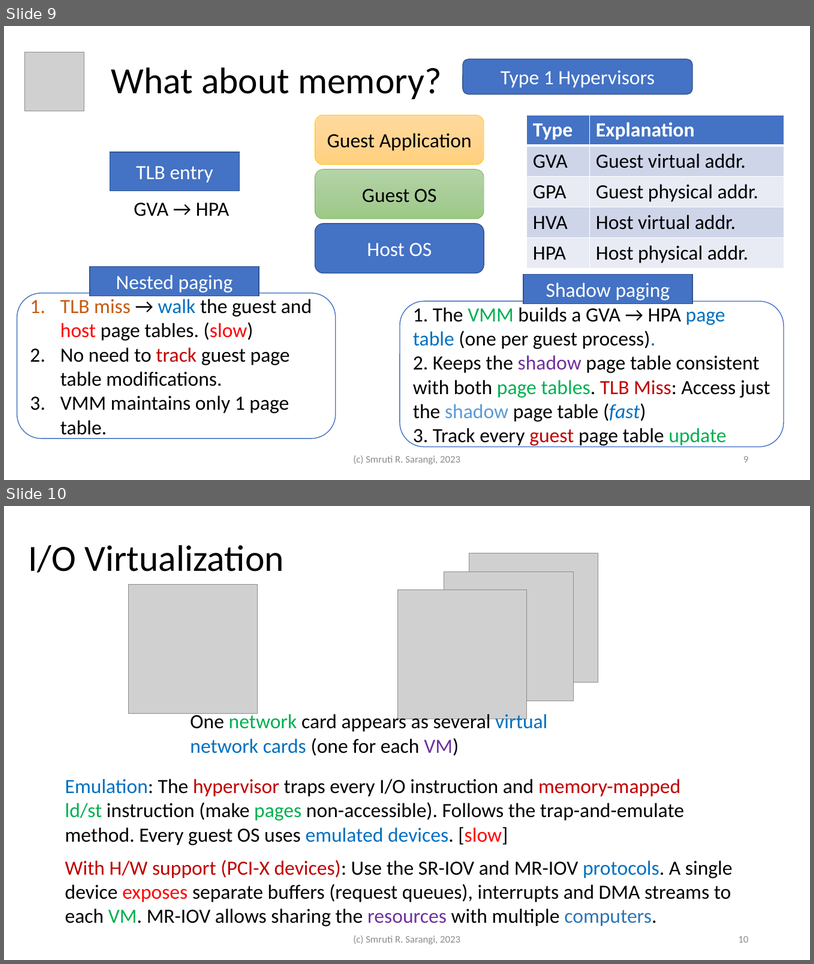
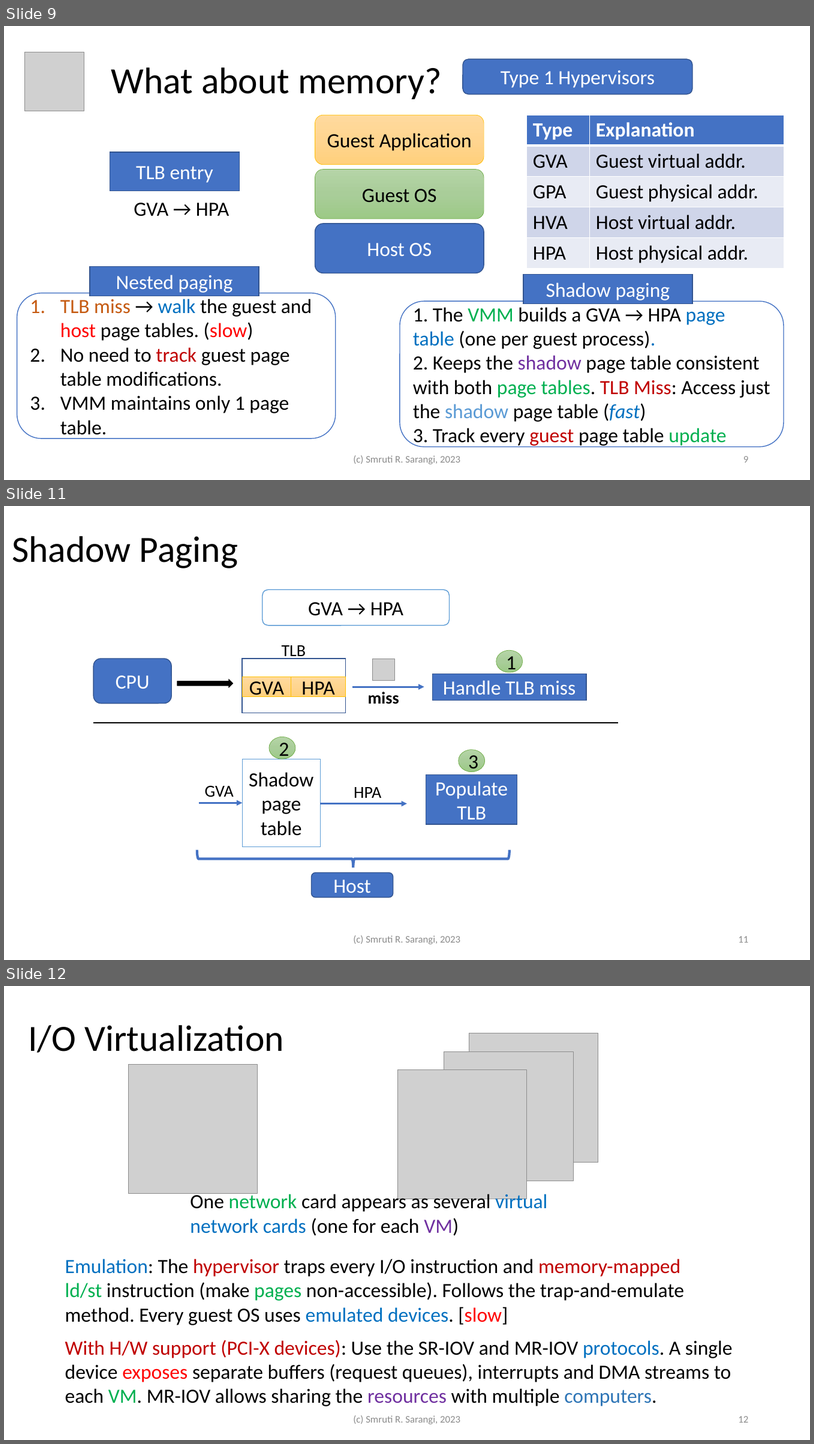
Before and after one commit to srsarangi/srsarangi.github.io, a slide deck: osbook/slides/8.sec-virt.pptx. Shown one above the other, each under a label of ours: slides 9 and 10 before the commit, slides 9, 11 and 12 after it; the slides between them are not shown. The pictures are 814x964 and 814x1444 pixels, drawn with LibreOffice and Linux fonts; fonts in the diff are those of the drawing; grey boxes stand for pictures. Boxes give left, top, right and bottom in pixels: in the first picture for what was removed or moved away, otherwise in the second. Text is boxed around its words. In the diff, an @@ line names an element or a change of style, - is before the commit and + after.

```diff
--- a/osbook/slides/8.sec-virt.pptx
+++ b/osbook/slides/8.sec-virt.pptx
@@ slide 11 added at (x1=4, y1=506, x2=810, y2=960), background #FFFFFF @@
@@ title added at (x1=12, y1=536, x2=238, y2=568), 44 pt, text #000000 @@
+Shadow Paging
@@ rounded rectangle added at (x1=263, y1=589, x2=449, y2=625), fill #FFFFFF, outline #5B9BD5 1 pt, 24 pt, text #000000 @@
+GVA → HPA
@@ text added at (x1=282, y1=645, x2=306, y2=659), 20 pt, text #000000 @@
+TLB
@@ rounded rectangle added at (x1=93, y1=658, x2=171, y2=703), fill #4472C4, outline #325491 1 pt, 24 pt, text #FFFFFF @@
+CPU
@@ rectangle added at (x1=242, y1=658, x2=346, y2=713), outline #325491 1 pt @@
@@ picture added at (x1=372, y1=658, x2=395, y2=681) @@
@@ ellipse added at (x1=497, y1=650, x2=523, y2=672), fill gradient #B5D5A7 to #AACE9A to #9CC987, outline #70AD47 0.5 pt, 24 pt, text #000000 @@
+1
@@ right arrow added at (x1=176, y1=677, x2=234, y2=690), fill #000000, outline #FFFFFF 1.5 pt @@
@@ rectangle added at (x1=242, y1=677, x2=291, y2=697), fill gradient #FFDB9E to #FFD590 to #FFD07C, outline #FFC000 0.5 pt, 24 pt, text #000000 @@
+GVA
@@ rectangle added at (x1=291, y1=677, x2=346, y2=697), fill gradient #FFDB9E to #FFD590 to #FFD07C, outline #FFC000 0.5 pt, 24 pt, text #000000 @@
+HPA
@@ rectangle added at (x1=433, y1=673, x2=587, y2=700), fill #4472C4, outline #325491 1 pt, 24 pt, text #FFFFFF @@
+Handle TLB miss
@@ arrow added from (353, 687) to (425, 687), #4472C4 2.25 pt @@
@@ text added at (x1=368, y1=691, x2=399, y2=704), 20 pt, text #000000, bold @@
+miss
@@ line added from (93, 723) to (618, 723), #000000 1.5 pt @@
@@ ellipse added at (x1=269, y1=736, x2=296, y2=759), fill gradient #B5D5A7 to #AACE9A to #9CC987, outline #70AD47 0.5 pt, 24 pt, text #000000 @@
+2
@@ ellipse added at (x1=459, y1=749, x2=486, y2=772), fill gradient #B5D5A7 to #AACE9A to #9CC987, outline #70AD47 0.5 pt, 24 pt, text #000000 @@
+3
@@ rectangle added at (x1=242, y1=759, x2=320, y2=847), fill #FFFFFF, outline #5B9BD5 1 pt, 24 pt, text #000000 @@
+Shadow page table
@@ rectangle added at (x1=426, y1=775, x2=518, y2=824), fill #4472C4, outline #325491 1 pt, 24 pt, text #FFFFFF @@
+Populate TLB
@@ text added at (x1=205, y1=785, x2=234, y2=797), 20 pt, text #000000 @@
+GVA
@@ text added at (x1=354, y1=787, x2=381, y2=798), 20 pt, text #000000 @@
+HPA
@@ arrow added from (199, 802) to (242, 802), #4472C4 2.25 pt @@
@@ arrow added from (320, 804) to (408, 804), #4472C4 2.25 pt @@
@@ left brace added at (x1=197, y1=850, x2=510, y2=867), outline #4472C4 3 pt @@
@@ rounded rectangle added at (x1=311, y1=873, x2=393, y2=897), fill #4472C4, outline #325491 1 pt, 24 pt, text #FFFFFF @@
+Host
@@ text added at (x1=353, y1=935, x2=461, y2=944), 12 pt, text #8C8C8C @@
+(c) Smruti R. Sarangi, 2023
@@ page number added at (x1=738, y1=936, x2=749, y2=942), 12 pt, text #8C8C8C @@
+11
@@ what was slide 10 is now slide 12 @@
@@ page number at (x1=738, y1=1416, x2=749, y2=1422): text changed @@
-10
+12
```
Also in this commit, not shown: 1 slide changed, 1 other slide added, 4 other files.
